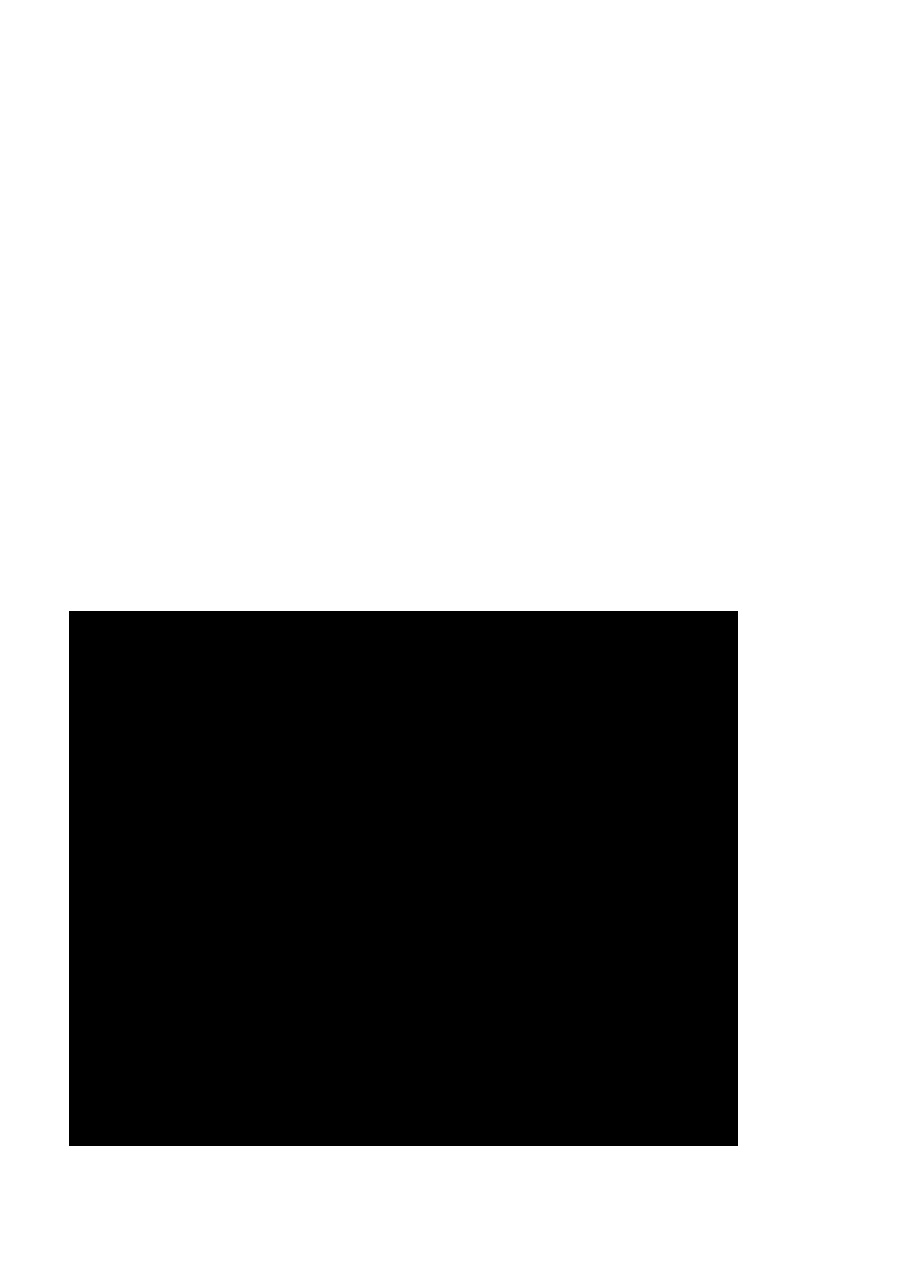
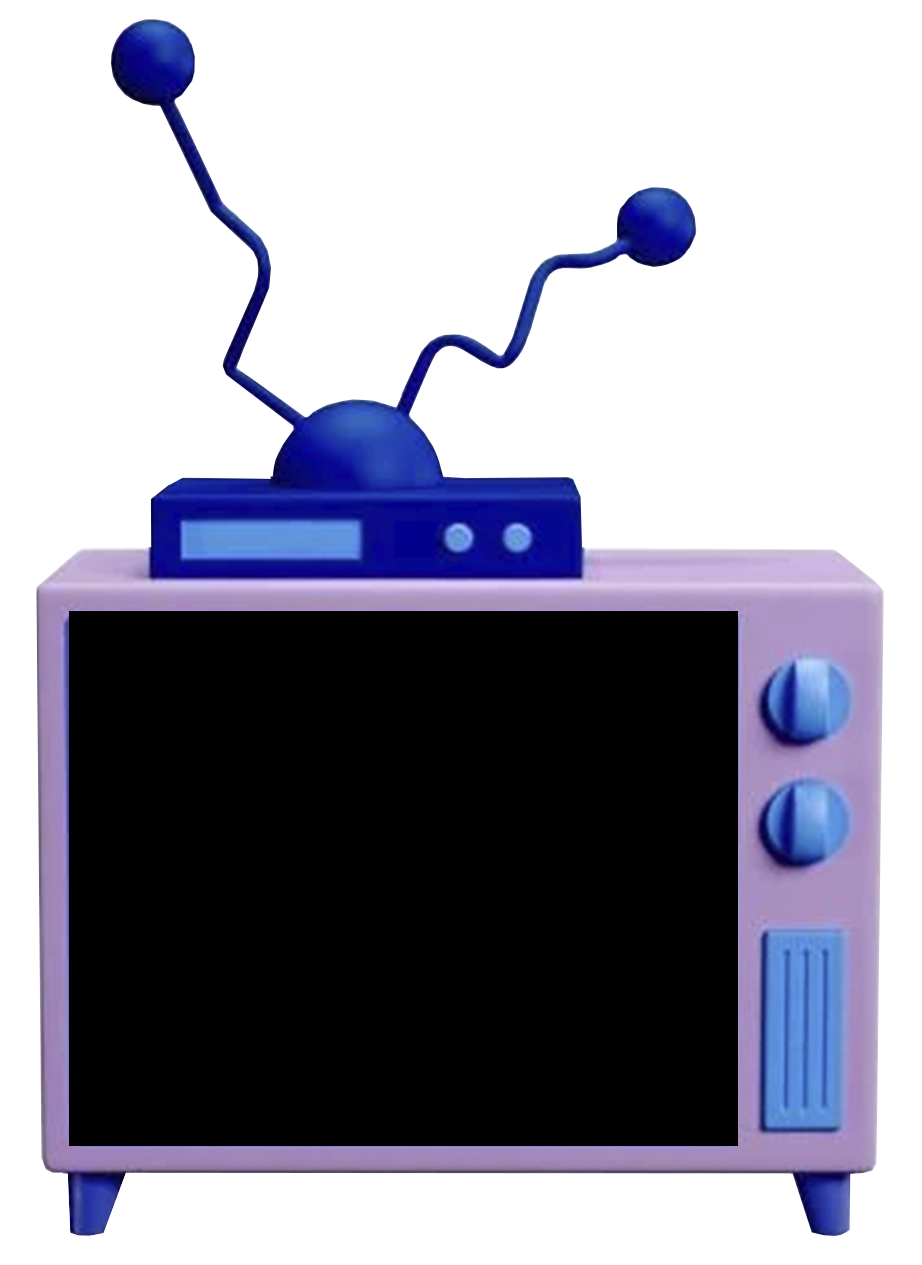
Comparing the layer stacks of the two 922×1265 images. Changes:
showed "LAMP038_1" over [36, 18, 884, 1236]
